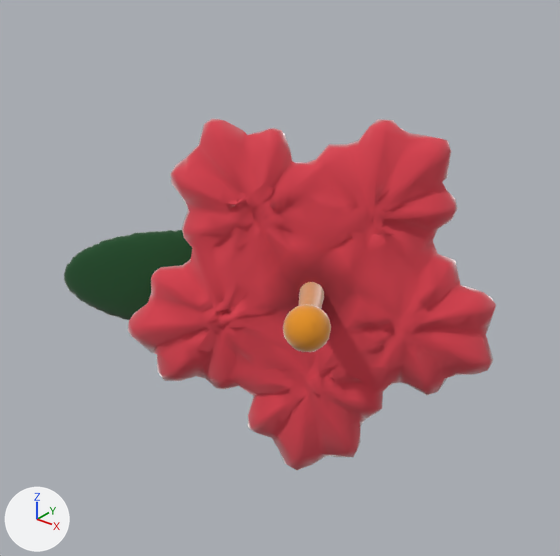
One commit to the glTF model assets/models/skin/phu_kien/hoadambut.glb: the scene before it, then after it.
Both versions are drawn from a 50 mm camera at (0.1895, -0.1624, 0.1378) aimed at (0.0914, -0.0397, 0.0617). The lights are fixed; the arrows at lower left show +X, +Y and +Z. The older version comes first.

The scene before the commit, as lines of its bpy script (objects in view):
```python
ob_hoa = bpy.data.objects.new('Hoa', me_hoa)
ob_hoa.location = (0.0, 0.0, 0.0)
ob_la = bpy.data.objects.new('La', me_la)
ob_la.location = (0.0, 0.0, 0.0)
ob_nhuy = bpy.data.objects.new('Nhuy', me_nhuy)
ob_nhuy.location = (0.0, 0.0, 0.0)
```
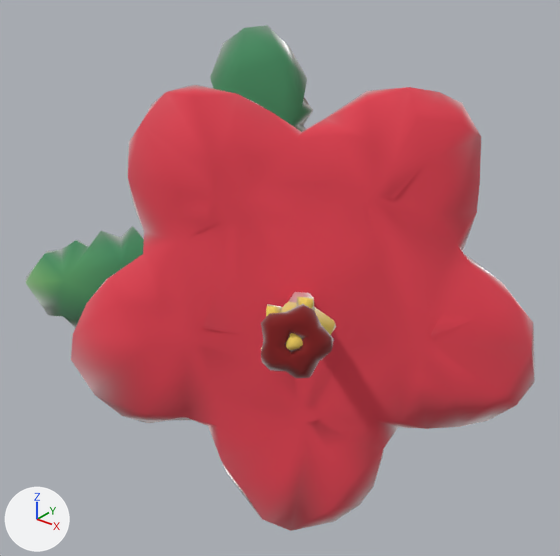
What differs and where, as boxes (x1, y1, x2, y2) in the pictures (560 x 556 px):
'Canh_Hoa', added (red)
    after: (71, 85, 535, 531)
'Hoa', deleted (red)
    before: (128, 119, 496, 470)
'La', recoloured, reshaped
    before: (64, 230, 192, 320)
    after: (26, 25, 313, 328)
'Num_Nhuy', added (red)
    after: (261, 304, 334, 378)
'Nhuy', recoloured, reshaped
    before: (283, 282, 331, 352)
    after: (261, 292, 336, 350)

Diff of the bpy script that builds the scene:
```diff
--- a/assets/models/skin/phu_kien/hoadambut.glb.py
+++ b/assets/models/skin/phu_kien/hoadambut.glb.py
@@ mat_la @@
 n0 = _N.new('ShaderNodeBsdfPrincipled'); n0.name = 'Principled BSDF'
 n1 = _N.new('ShaderNodeOutputMaterial'); n1.name = 'Material Output'
-n2 = _N.new('ShaderNodeMix'); n2.name = 'Mix'
-n2.data_type = 'RGBA'
-n2.blend_type = 'MULTIPLY'
-n2.inputs[0].default_value = 1.0  # 'Factor'
-n2.inputs[7].default_value = (0.0497, 0.254, 0.107, 1.0)  # 'B', green #3f8a5c
 n3 = _N.new('ShaderNodeVertexColor'); n3.name = 'Color Attribute'
 _L.new(n0.outputs[0], n1.inputs[0])  # 'BSDF' to 'Surface'
-_L.new(n2.outputs[2], n0.inputs[0])  # 'Result' to 'Base Color'
-_L.new(n3.outputs[0], n2.inputs[6])  # 'Color' to 'A'
+_L.new(n3.outputs[0], n0.inputs[0])  # 'Color' to 'Base Color'
@@ mat_nhuy @@
 n0 = _N.new('ShaderNodeBsdfPrincipled'); n0.name = 'Principled BSDF'
 n1 = _N.new('ShaderNodeOutputMaterial'); n1.name = 'Material Output'
-n2 = _N.new('ShaderNodeMix'); n2.name = 'Mix'
-n2.data_type = 'RGBA'
-n2.blend_type = 'MULTIPLY'
-n2.inputs[0].default_value = 1.0  # 'Factor'
-n2.inputs[7].default_value = (0.888, 0.533, 0.0762, 1.0)  # 'B', yellow #f2c14e
 n3 = _N.new('ShaderNodeVertexColor'); n3.name = 'Color Attribute'
 _L.new(n0.outputs[0], n1.inputs[0])  # 'BSDF' to 'Surface'
-_L.new(n2.outputs[2], n0.inputs[0])  # 'Result' to 'Base Color'
-_L.new(n3.outputs[0], n2.inputs[6])  # 'Color' to 'A'
+_L.new(n3.outputs[0], n0.inputs[0])  # 'Color' to 'Base Color'
@@ mat_num_nhuy @@
+mat_num_nhuy = bpy.data.materials.new('Num_Nhuy')
+# nodes: BsdfPrincipled, Mix, OutputMaterial, VertexColor
+# colours: red #b3122a, mixed with the vertex colours
@@ me_la @@
-me_la.from_pydata(...)  # 772 vertices, 1540 faces; spans x 0.0444..0.0933, y -0.0642..-0.0297, z 0.0456..0.0688
+me_la.from_pydata(...)  # 115 vertices, 226 faces; spans x 0.0347..0.0885, y -0.069..-0.0176, z 0.0407..0.1125
+# me_la part 1: 772 vertices removed from x 0.0444..0.0933, y -0.0642..-0.0297, z 0.0456..0.0688; 115 vertices added at x 0.0347..0.0885, y -0.069..-0.0176, z 0.0407..0.1125
 me_la.materials.append(mat_la)
@@ me_nhuy @@
-me_nhuy.from_pydata(...)  # 402 vertices, 800 faces; spans x 0.094..0.1199, y -0.0663..-0.0318, z 0.0559..0.0716
+me_nhuy.from_pydata(...)  # 64 vertices, 120 faces; spans x 0.0917..0.1224, y -0.0741..-0.0331, z 0.0537..0.0752
+# me_nhuy part 2: 402 vertices removed from x 0.094..0.1199, y -0.0663..-0.0318, z 0.0559..0.0716; 64 vertices added at x 0.0917..0.1224, y -0.0741..-0.0331, z 0.0537..0.0752
 me_nhuy.materials.append(mat_nhuy)
@@ ob_hoa @@
-ob_hoa = bpy.data.objects.new('Hoa', me_hoa)
@@ ob_num_nhuy @@
+ob_num_nhuy = bpy.data.objects.new('Num_Nhuy', me_num_nhuy)  # 60 vertices, 120 faces; spans x 0.11452..0.12629, y -0.07669..-0.0668, z 0.06424..0.07679
+ob_num_nhuy.location = (0.0, 0.0, 0.0)
@@ ob_canh_hoa @@
+ob_canh_hoa = bpy.data.objects.new('Canh_Hoa', me_canh_hoa)  # 324 vertices, 639 faces; spans x 0.0572..0.1434, y -0.0752..-0.0087, z 0.0073..0.1027
+ob_canh_hoa.location = (0.0, 0.0, 0.0)
```
